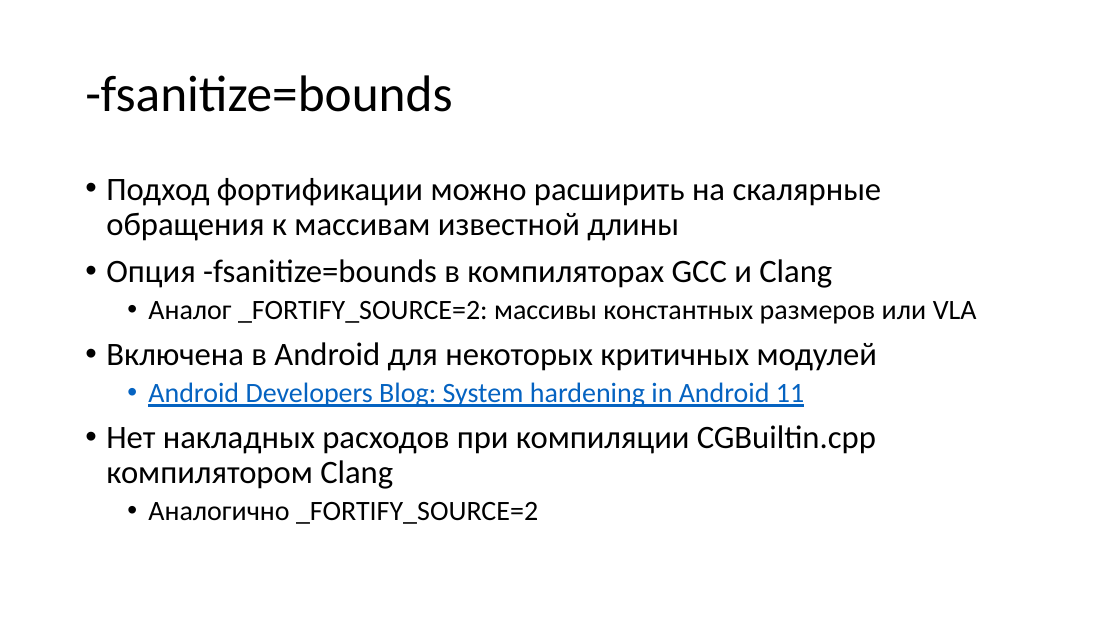
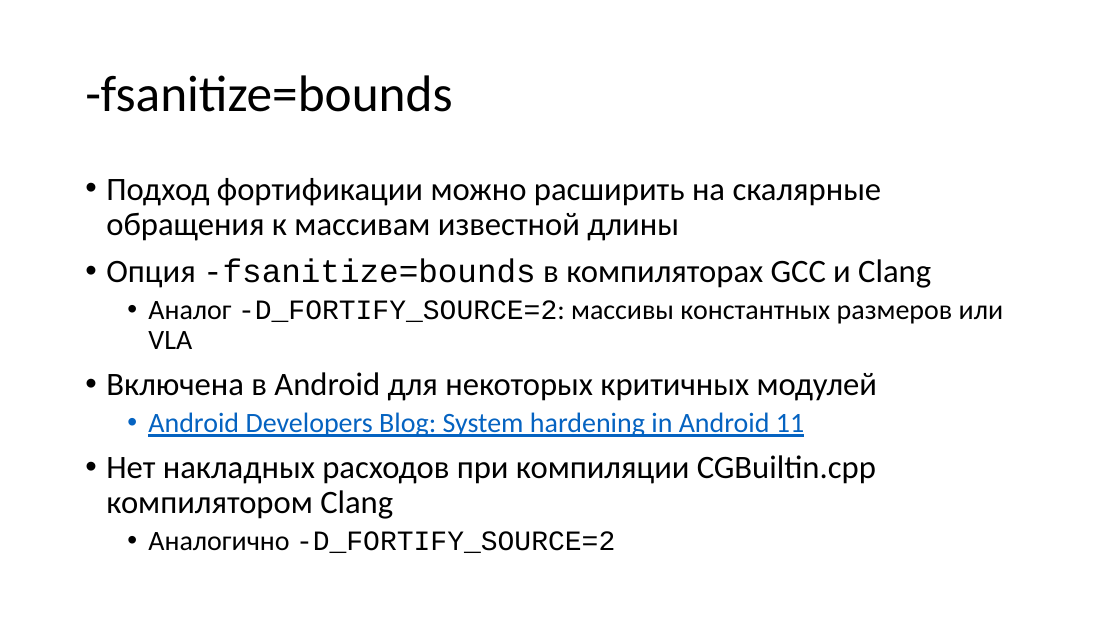
Before and after one commit to yugr/slides, a slide deck: slide 38 of CppZeroCost/2025/RU.pptx. Drawn at 1120x630 pixels with LibreOffice and Linux fonts; fonts in the diff are those of the drawing. Boxes give left, top, right and bottom in pixels: in the first picture for what was removed or moved away, otherwise in the second. Text is boxed around its words. In the diff, an @@ line names an element or a change of style, - is before the commit and + after.

```diff
--- a/CppZeroCost/2025/RU.pptx
+++ b/CppZeroCost/2025/RU.pptx
@@ text at [106, 258, 931, 288]: font Calibri to Courier New in "-fsanitize=bounds" @@
@@ text at [148, 300, 1004, 349]: text changed @@
-  • Аналог _FORTIFY_SOURCE=2: массивы константных размеров или VLA
+  • Аналог -D_FORTIFY_SOURCE=2: массивы константных размеров или VLA
@@ text at [148, 531, 615, 553]: text changed; font Calibri to Courier New @@
-  • Аналогично _FORTIFY_SOURCE=2
+  • Аналогично -D_FORTIFY_SOURCE=2
```
Also in this commit, not shown: 16 other slides changed, 4 slides added, 1 slide removed, 3 other files.
